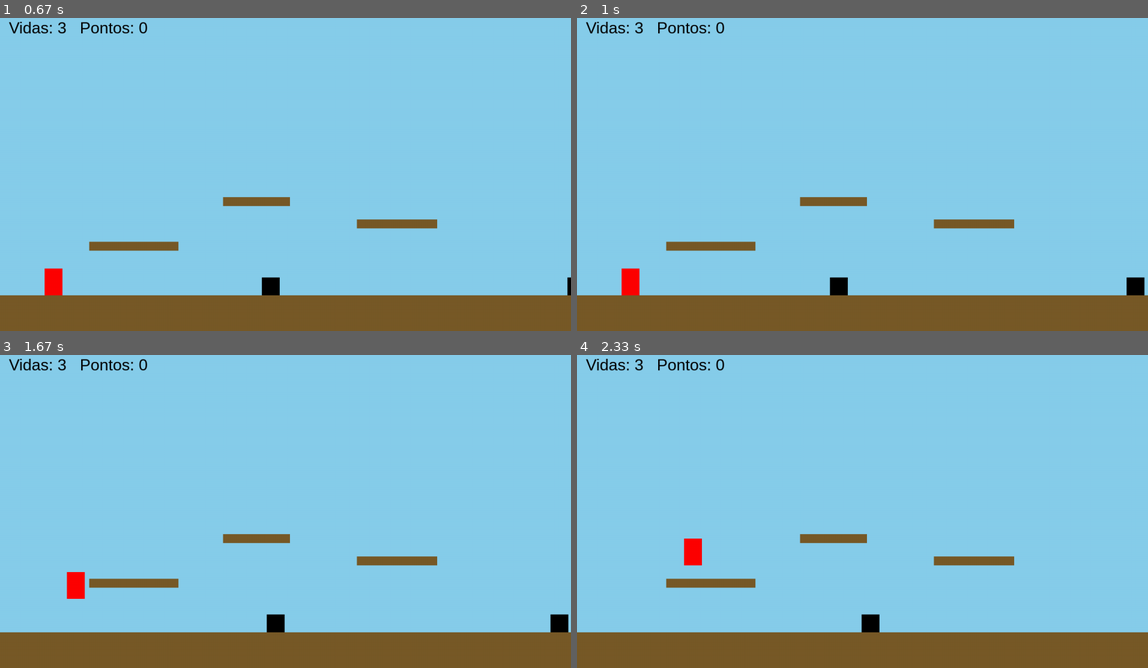
Above: before the commit, frames 1-4 (two rows, left to right).
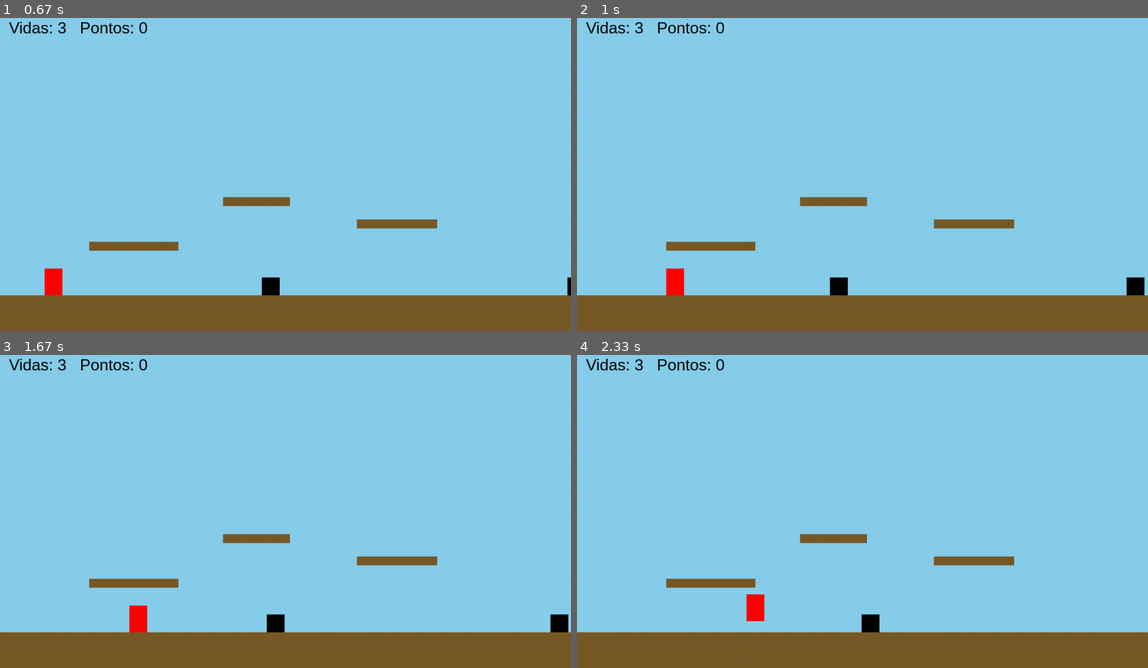
Above: after the commit, the same moments.

Repository: gabrielmichinhote/Pygame
Game: pygame game, started from main.py
The game is run twice, just before and just after one commit, with the same random seed, the same clock (stepped at 60 frames per second) and the same inputs.
Inputs (mouse positions are in pixels of both pictures, inside the frame that each line leads up to):
- Up to frame 1 (0.67 s): click "Jogar" at 0.38 s
- Up to frame 2 (1 s): hold A from 0.67 s (still down); hold Right from 0.67 s (still down); move the mouse to (862, 190) at 0.7 s
- Up to frame 3 (1.67 s): release A at 1.13 s; release Right at 1.13 s; tap Space at 1.17 s; hold Right from 1.5 s (still down)
- Up to frame 4 (2.33 s): release Right at 1.97 s; hold Up 2-2.3 s

Frame 1 is identical in both runs. In frame 2, 0.6% of the frame differs, in the area x 7-19%, y 79-89%; in frame 3, 0.5%; in frame 4, 0.6%.

Commit message:
colisões

Diff:
--- a/main.py
+++ b/main.py
@@ -143,31 +143,61 @@
         camera_x = max_camera
 
     # MOVIMENTO DO PLAYER
+    # -----------------------
+    # MOVIMENTO DO PLAYER (resolução por eixo para colisões sólidas)
+    # -----------------------
     teclas = pygame.key.get_pressed()
+
+    # velocidade horizontal desejada
+    vel_x = 0
     if teclas[pygame.K_LEFT] or teclas[pygame.K_a]:
-        player.x -= velocidade
+        vel_x = -velocidade
     if teclas[pygame.K_RIGHT] or teclas[pygame.K_d]:
-        player.x += velocidade
+        vel_x = velocidade
     if (teclas[pygame.K_UP] or teclas[pygame.K_w] or teclas[pygame.K_SPACE]) and no_chao:
         player_vel_y = -pulo
         no_chao = False
-        # Impede o jogador de sair do mapa (limites esquerdo e direito)
+
+    # Aplica movimento horizontal e resolve colisões X
+    player.x += vel_x
+    for p in plataformas:
+        if player.colliderect(p):
+            if vel_x > 0:
+                # vinha da esquerda -> encostar na lateral esquerda da plataforma
+                player.right = p.left
+            elif vel_x < 0:
+                # vinha da direita -> encostar na lateral direita da plataforma
+                player.left = p.right
+
+    # Aplica gravidade (com dt fixo estilo seu código) e movimento vertical
+    player_vel_y += gravidade
+    player.y += player_vel_y
+
+    # reset do estado de chão
+    no_chao = False
+
+    # Resolve colisões verticais
+    for p in plataformas:
+        if player.colliderect(p):
+            if player_vel_y > 0:
+                # caindo -> pousou em cima da plataforma
+                player.bottom = p.top
+                player_vel_y = 0
+                no_chao = True
+            elif player_vel_y < 0:
+                # subindo -> bateu no teto da plataforma
+                player.top = p.bottom
+                player_vel_y = 0
+
+    # Impede o jogador de sair do mapa (limites X/Y)
     if player.x < 0:
         player.x = 0
     if player.right > MAP_WIDTH:
         player.right = MAP_WIDTH
-
-    # GRAVIDADE
-    player_vel_y += gravidade
-    player.y += player_vel_y
-
-    # COLISÕES COM PLATAFORMAS
-    no_chao = False
-    for p in plataformas:
-        if player.colliderect(p) and player_vel_y >= 0:
-            player.bottom = p.top
-            player_vel_y = 0
-            no_chao = True
+    if player.bottom > ALT:
+        player.bottom = ALT
+        player_vel_y = 0
+        no_chao = True
 
     # INIMIGOS (movimento e colisão)
     # cada inimigo usa a mesma inimigos_vel global (você pode trocar depois)
@@ -237,15 +267,18 @@
 vidas = 3
 pontos = 0
 
-#plataformas (x, y, largura e altura)
+# plataformas (x, y, largura e altura)  — adicione/extrapole sua lista atual
 plataformas = [
-    pygame.Rect(0, ALT - 80, MAP_WIDTH, 100),  #chão
+    pygame.Rect(0, ALT - 80, MAP_WIDTH, 100),  # chão amplo
     pygame.Rect(200, ALT - 200, 200, 20),
     pygame.Rect(500, ALT - 300, 150, 20),
     pygame.Rect(800, ALT - 250, 180, 20),
-    pygame.Rect(1200, ALT - 200, 200, 20),
-    pygame.Rect(1600, ALT - 260, 180, 20),
-    pygame.Rect(2200, ALT - 220, 220, 20),
+
+    # plataformas aéreas (novas)
+    pygame.Rect(1100, ALT - 320, 160, 20),
+    pygame.Rect(1400, ALT - 380, 120, 20),
+    pygame.Rect(1750, ALT - 260, 220, 20),
+    pygame.Rect(2100, ALT - 300, 150, 20),
 ]
 
 def reset_game():
